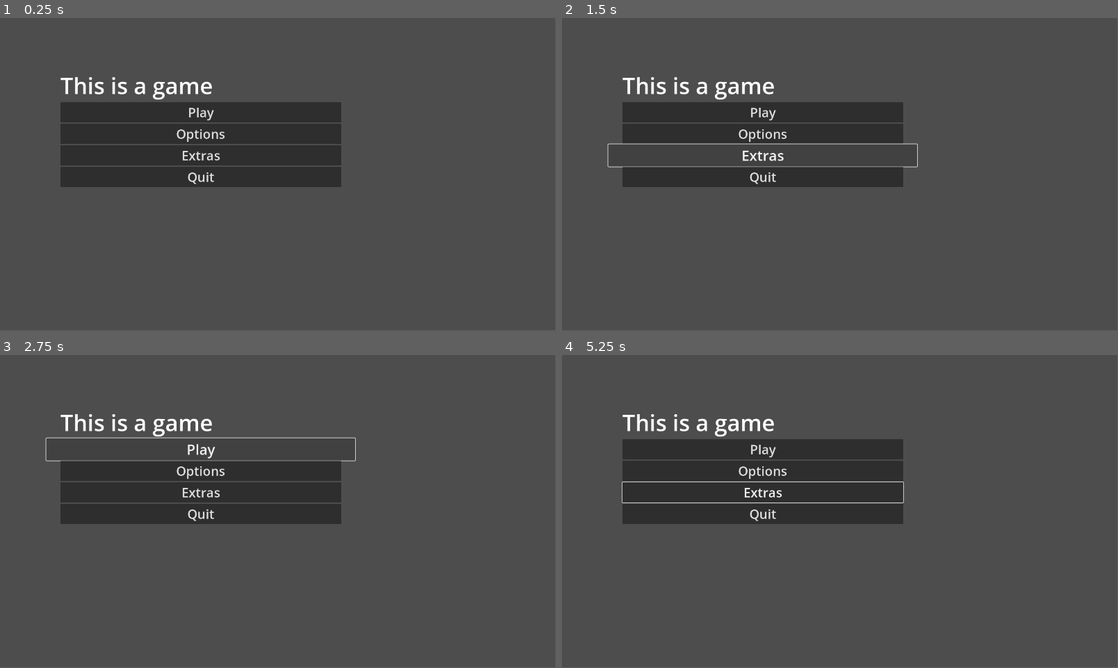
Above: before the commit, frames 1-4 (two rows, left to right).
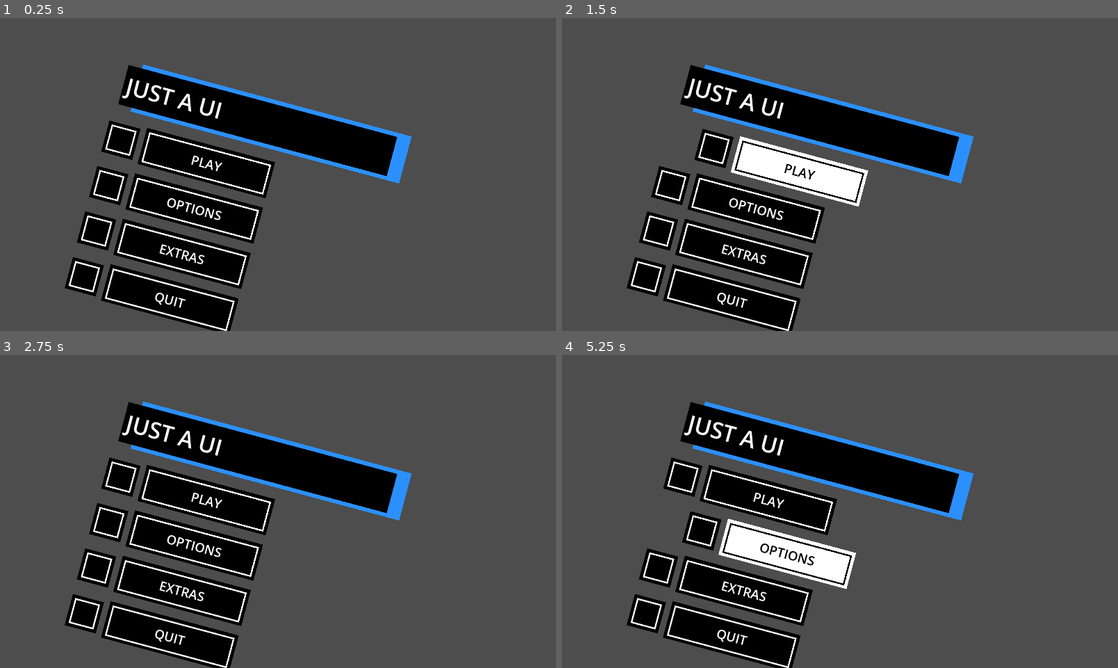
Above: after the commit, the same moments.

Repository: PixelSaver/Just-U-and-I
Game: Godot game, scene res://Scenes/main.tscn
Same seed, same stepped clock (60 frames per second), same inputs: the game is played once before the commit and once after it.
Inputs (mouse positions are in pixels of both pictures, inside the frame that each line leads up to):
- Up to frame 1 (0.25 s): no input
- Up to frame 2 (1.5 s): click (762, 133) at 0.5 s, where only the run before the commit has a clickable "Options"; click (762, 155) at 1.25 s, where only the run before the commit has a clickable "Extras"
- Up to frame 3 (2.75 s): click (200, 448) at 2 s, where only the run before the commit has a clickable "Play"
- Up to frame 4 (5.25 s): click (762, 448) at 2.75 s, where only the run before the commit has a clickable "Play"; click (751, 495) at 3.52 s; click (784, 505) at 4.27 s; click (739, 539) at 5.02 s
In our replay, the window is 799x449 before the commit and 800x450 after it. These sizes can differ from the game's own. Grey fills any space a smaller window leaves; there, only what the larger window draws over its background counts as a difference.

The runs differ from the first frame. In frame 1, 27% of the frame differs, in the area x 10-75%, y 14-100%; in frame 2, 26%; in frame 3, 26%; in frame 4, 28%.

Commit message:
got something going??

Diff:
--- a/Assets/main_menu_theme.tres
+++ b/Assets/main_menu_theme.tres
@@ -1,4 +1,39 @@
-[gd_resource type="Theme" format=3 uid="uid://cfg0aev5q3svs"]
+[gd_resource type="Theme" load_steps=7 format=3 uid="uid://cfg0aev5q3svs"]
+
+[sub_resource type="StyleBoxFlat" id="StyleBoxFlat_yek00"]
+bg_color = Color(1, 1, 1, 0)
+
+[sub_resource type="StyleBoxFlat" id="StyleBoxFlat_jy8h7"]
+bg_color = Color(1, 1, 1, 0)
+
+[sub_resource type="StyleBoxFlat" id="StyleBoxFlat_vr5s3"]
+bg_color = Color(1, 1, 1, 0)
+
+[sub_resource type="StyleBoxFlat" id="StyleBoxFlat_8hsju"]
+bg_color = Color(1, 1, 1, 0)
+
+[sub_resource type="StyleBoxFlat" id="StyleBoxFlat_2ayaa"]
+bg_color = Color(1, 1, 1, 0)
+
+[sub_resource type="StyleBoxFlat" id="StyleBoxFlat_gcbli"]
+bg_color = Color(1, 1, 1, 0)
+border_width_left = 5
+border_width_top = 5
+border_width_right = 5
+border_width_bottom = 5
+border_color = Color(1, 1, 1, 1)
 
 [resource]
 default_font_size = 40
+Button/colors/font_color = Color(0.984314, 0.984314, 0.984314, 0)
+Button/colors/font_hover_color = Color(0, 0, 0, 1)
+Button/styles/disabled = SubResource("StyleBoxFlat_yek00")
+Button/styles/focus = SubResource("StyleBoxFlat_jy8h7")
+Button/styles/hover = SubResource("StyleBoxFlat_vr5s3")
+Button/styles/normal = SubResource("StyleBoxFlat_8hsju")
+Button/styles/pressed = SubResource("StyleBoxFlat_2ayaa")
+MarginContainer/constants/margin_bottom = 15
+MarginContainer/constants/margin_left = 10
+MarginContainer/constants/margin_right = 10
+MarginContainer/constants/margin_top = 15
+Panel/styles/panel = SubResource("StyleBoxFlat_gcbli")
--- /dev/null
+++ b/Autoloads/global.gd
@@ -0,0 +1,15 @@
+extends Node
+
+
+## UI States
+enum States {
+	LOGO,
+	TITLE_SCEEN,
+	MAIN_MENU,
+	SETTINGS,
+	EXTRAS,
+}
+
+#TODO start from logo
+#var state : States = States.LOGO
+var state : States = States.MAIN_MENU
--- /dev/null
+++ b/Scenes/button.tscn
@@ -0,0 +1,115 @@
+[gd_scene load_steps=4 format=3 uid="uid://osk1uxa28atn"]
+
+[ext_resource type="Theme" uid="uid://cfg0aev5q3svs" path="res://Assets/main_menu_theme.tres" id="1_0kpiu"]
+[ext_resource type="Script" uid="uid://b04dl4m1n72ab" path="res://Scripts/button_tween.gd" id="2_smycg"]
+
+[sub_resource type="ShaderMaterial" id="ShaderMaterial_n45e2"]
+
+[node name="Button" type="Button" node_paths=PackedStringArray("button_border", "button_text", "button_bg")]
+material = SubResource("ShaderMaterial_n45e2")
+anchors_preset = 15
+anchor_right = 1.0
+anchor_bottom = 1.0
+grow_horizontal = 2
+grow_vertical = 2
+size_flags_vertical = 3
+theme = ExtResource("1_0kpiu")
+script = ExtResource("2_smycg")
+button_border = NodePath("HBoxContainer/ButtonBG/MarginContainer/ButtonBorder")
+button_text = NodePath("HBoxContainer/ButtonBG/MarginContainer/ButtonBorder/MarginContainer/ButtonText")
+button_bg = NodePath("HBoxContainer/ButtonBG")
+
+[node name="HBoxContainer" type="HBoxContainer" parent="."]
+layout_mode = 1
+anchors_preset = 15
+anchor_right = 1.0
+anchor_bottom = 1.0
+grow_horizontal = 2
+grow_vertical = 2
+
+[node name="MarginContainer" type="Control" parent="HBoxContainer"]
+layout_mode = 2
+size_flags_horizontal = 3
+
+[node name="MarginContainer" type="MarginContainer" parent="HBoxContainer/MarginContainer"]
+layout_mode = 1
+anchors_preset = 6
+anchor_left = 1.0
+anchor_top = 0.5
+anchor_right = 1.0
+anchor_bottom = 0.5
+offset_left = -120.0
+offset_top = -65.0
+offset_bottom = 65.0
+grow_horizontal = 0
+grow_vertical = 2
+theme_override_constants/margin_left = 0
+theme_override_constants/margin_top = 0
+theme_override_constants/margin_bottom = 0
+
+[node name="AspectRatioContainer" type="AspectRatioContainer" parent="HBoxContainer/MarginContainer/MarginContainer"]
+clip_contents = true
+layout_mode = 2
+size_flags_horizontal = 4
+size_flags_vertical = 4
+
+[node name="ColorRect" type="ColorRect" parent="HBoxContainer/MarginContainer/MarginContainer/AspectRatioContainer"]
+custom_minimum_size = Vector2(100, 100)
+layout_mode = 2
+color = Color(0, 0, 0, 1)
+
+[node name="MarginContainer" type="MarginContainer" parent="HBoxContainer/MarginContainer/MarginContainer/AspectRatioContainer/ColorRect"]
+layout_mode = 1
+anchors_preset = 15
+anchor_right = 1.0
+anchor_bottom = 1.0
+grow_horizontal = 2
+grow_vertical = 2
+theme_override_constants/margin_top = 10
+theme_override_constants/margin_bottom = 10
+
+[node name="Panel" type="Panel" parent="HBoxContainer/MarginContainer/MarginContainer/AspectRatioContainer/ColorRect/MarginContainer"]
+layout_mode = 2
+
+[node name="ButtonBG" type="ColorRect" parent="HBoxContainer"]
+layout_mode = 2
+size_flags_horizontal = 3
+size_flags_vertical = 3
+size_flags_stretch_ratio = 4.0
+mouse_filter = 2
+color = Color(0, 0, 0, 1)
+
+[node name="MarginContainer" type="MarginContainer" parent="HBoxContainer/ButtonBG"]
+layout_mode = 1
+anchors_preset = 15
+anchor_right = 1.0
+anchor_bottom = 1.0
+offset_top = -4.0
+offset_bottom = 6.0
+grow_horizontal = 2
+grow_vertical = 2
+mouse_filter = 2
+
+[node name="ButtonBorder" type="Panel" parent="HBoxContainer/ButtonBG/MarginContainer"]
+layout_mode = 2
+mouse_filter = 2
+
+[node name="MarginContainer" type="MarginContainer" parent="HBoxContainer/ButtonBG/MarginContainer/ButtonBorder"]
+layout_mode = 1
+anchors_preset = 15
+anchor_right = 1.0
+anchor_bottom = 1.0
+grow_horizontal = 2
+grow_vertical = 2
+mouse_filter = 2
+
+[node name="ButtonText" type="RichTextLabel" parent="HBoxContainer/ButtonBG/MarginContainer/ButtonBorder/MarginContainer"]
+layout_mode = 2
+mouse_filter = 2
+text = "Play"
+scroll_active = false
+horizontal_alignment = 1
+vertical_alignment = 1
+
+[connection signal="mouse_entered" from="." to="." method="_on_mouse_entered"]
+[connection signal="mouse_exited" from="." to="." method="_on_mouse_exited"]
--- /dev/null
+++ b/Scenes/invert.gdshader
@@ -0,0 +1,8 @@
+shader_type canvas_item;
+uniform sampler2D existing_screen_texture: hint_screen_texture, filter_linear_mipmap;
+
+void fragment() {
+	vec3 new_color = texture(existing_screen_texture, SCREEN_UV, 0.0).rgb;
+	new_color = vec3(1.0) - new_color;
+	COLOR.rgb = new_color;
+}
--- a/Scenes/main.tscn
+++ b/Scenes/main.tscn
@@ -4,9 +4,21 @@
 [ext_resource type="PackedScene" uid="uid://875cs4fxe4ua" path="res://Scenes/main_menu.tscn" id="2_bo1nx"]
 
 [node name="Main" type="CanvasLayer"]
+process_mode = 3
 
 [node name="UISoundController" type="Node" parent="."]
 script = ExtResource("1_jjgbg")
 metadata/_custom_type_script = "uid://b5oej1q4h7jvh"
 
 [node name="MainMenu" parent="." instance=ExtResource("2_bo1nx")]
+
+[node name="VBoxContainer" parent="MainMenu" index="0"]
+focus_mode = 2
+
+[node name="MarginContainer" parent="MainMenu/VBoxContainer" index="0"]
+focus_mode = 2
+
+[node name="GameLabel" parent="MainMenu/VBoxContainer/MarginContainer" index="0"]
+focus_mode = 2
+
+[editable path="MainMenu"]
--- a/Scenes/main_menu.tscn
+++ b/Scenes/main_menu.tscn
@@ -1,67 +1,104 @@
-[gd_scene load_steps=3 format=3 uid="uid://875cs4fxe4ua"]
+[gd_scene load_steps=4 format=3 uid="uid://875cs4fxe4ua"]
 
 [ext_resource type="Theme" uid="uid://cfg0aev5q3svs" path="res://Assets/main_menu_theme.tres" id="1_48xlc"]
-[ext_resource type="Script" uid="uid://tob66ucx2er1" path="res://Scripts/new_script.gd" id="2_1ehe0"]
+[ext_resource type="Script" uid="uid://db3neuan44p1s" path="res://Scripts/main_menu.gd" id="2_n45e2"]
+[ext_resource type="PackedScene" uid="uid://osk1uxa28atn" path="res://Scenes/button.tscn" id="3_ce3w2"]
 
-[node name="MainMenu" type="Control"]
+[node name="MainMenu" type="Control" node_paths=PackedStringArray("button_placement_container")]
 layout_mode = 3
 anchors_preset = 15
 anchor_right = 1.0
 anchor_bottom = 1.0
 grow_horizontal = 2
 grow_vertical = 2
+focus_mode = 2
+mouse_filter = 2
 theme = ExtResource("1_48xlc")
+script = ExtResource("2_n45e2")
+button_placement_container = NodePath("VBoxContainer/Control3/VBoxContainer")
 
 [node name="VBoxContainer" type="VBoxContainer" parent="."]
 layout_mode = 1
 anchors_preset = -1
-anchor_left = 0.109
-anchor_top = 0.167
-anchor_right = 0.615
-anchor_bottom = 0.724
+anchor_left = 0.1
+anchor_top = 0.15
+anchor_right = 0.6
+anchor_bottom = 0.9
+offset_left = 227.2
+offset_right = 227.2
 grow_horizontal = 2
 grow_vertical = 2
+rotation = 0.261799
+mouse_filter = 2
 
-[node name="MarginContainer" type="MarginContainer" parent="VBoxContainer"]
+[node name="Control" type="MarginContainer" parent="VBoxContainer"]
+layout_mode = 2
+theme_override_constants/margin_left = 0
+theme_override_constants/margin_top = 0
+theme_override_constants/margin_right = 0
+theme_override_constants/margin_bottom = 0
+
+[node name="Control" type="Control" parent="VBoxContainer/Control"]
 layout_mode = 2
 
-[node name="GameLabel" type="RichTextLabel" parent="VBoxContainer/MarginContainer"]
+[node name="ColorRect2" type="ColorRect" parent="VBoxContainer/Control/Control"]
+layout_mode = 1
+anchors_preset = -1
+anchor_left = 0.05
+anchor_top = -0.1
+anchor_right = 1.05
+anchor_bottom = 1.1
+grow_horizontal = 2
+grow_vertical = 2
+color = Color(0.168627, 0.564706, 0.992157, 1)
+
+[node name="ColorRect" type="ColorRect" parent="VBoxContainer/Control"]
 layout_mode = 2
+color = Color(0, 0, 0, 1)
+
+[node name="MarginContainer" type="MarginContainer" parent="VBoxContainer/Control"]
+layout_mode = 2
+
+[node name="GameLabel" type="RichTextLabel" parent="VBoxContainer/Control/MarginContainer"]
+layout_mode = 2
+mouse_filter = 2
 theme = ExtResource("1_48xlc")
 bbcode_enabled = true
-text = "[font_size=70]This is a game"
+text = "[font_size=70]JUST A UI"
 fit_content = true
 
-[node name="PlayButton" type="Button" parent="VBoxContainer"]
+[node name="Spacer" type="Control" parent="VBoxContainer"]
+custom_minimum_size = Vector2(0, 40)
 layout_mode = 2
-text = "Play"
 
-[node name="TweenComponent" type="Node" parent="VBoxContainer/PlayButton"]
-script = ExtResource("2_1ehe0")
-metadata/_custom_type_script = "uid://tob66ucx2er1"
+[node name="Control3" type="Control" parent="VBoxContainer"]
+layout_mode = 2
+size_flags_vertical = 3
 
-[node name="OptionsButton" type="Button" parent="VBoxContainer"]
+[node name="VBoxContainer" type="VBoxContainer" parent="VBoxContainer/Control3"]
+layout_mode = 1
+anchors_preset = -1
+anchor_right = 0.6
+anchor_bottom = 1.0
+grow_horizontal = 2
+grow_vertical = 2
+size_flags_vertical = 3
+theme_override_constants/separation = 30
+
+[node name="Button" parent="VBoxContainer/Control3/VBoxContainer" instance=ExtResource("3_ce3w2")]
+visible = false
 layout_mode = 2
-text = "Options
-"
 
-[node name="TweenComponent2" type="Node" parent="VBoxContainer/OptionsButton"]
-script = ExtResource("2_1ehe0")
-metadata/_custom_type_script = "uid://tob66ucx2er1"
+[node name="Button2" parent="VBoxContainer/Control3/VBoxContainer" instance=ExtResource("3_ce3w2")]
+visible = false
+layout_mode = 2
 
-[node name="ExtrasButton" type="Button" parent="VBoxContainer"]
+[node name="Button3" parent="VBoxContainer/Control3/VBoxContainer" instance=ExtResource("3_ce3w2")]
+visible = false
 layout_mode = 2
-text = "Extras
-"
 
-[node name="TweenComponent3" type="Node" parent="VBoxContainer/ExtrasButton"]
-script = ExtResource("2_1ehe0")
-metadata/_custom_type_script = "uid://tob66ucx2er1"
+[node name="Button4" parent="VBoxContainer/Control3/VBoxContainer" instance=ExtResource("3_ce3w2")]
+visible = false
+layout_mode = 2
 
-[node name="QuitButton" type="Button" parent="VBoxContainer"]
-layout_mode = 2
-text = "Quit"
-
-[node name="TweenComponent4" type="Node" parent="VBoxContainer/QuitButton"]
-script = ExtResource("2_1ehe0")
-metadata/_custom_type_script = "uid://tob66ucx2er1"
+[editable path="VBoxContainer/Control3/VBoxContainer/Button"]
--- /dev/null
+++ b/Scripts/button_tween.gd
@@ -0,0 +1,42 @@
+extends Button
+class_name CustomButton
+
+@export var button_border: Panel
+@export var button_text: RichTextLabel
+@export var button_bg: ColorRect
+
+var tween_duration : float = 0.2
+var pos_offset : Vector2 = Vector2(100,0)
+var original_pos : Vector2
+var trans : Tween.TransitionType = Tween.TRANS_QUINT
+var tween_ease : Tween.EaseType = Tween.EASE_OUT
+
+func _ready() -> void:
+	await get_tree().process_frame
+	original_pos = position
+
+func _on_mouse_entered() -> void:
+
+	var hovered = create_tween().set_trans(trans)
+	hovered.set_parallel(true).set_ease(tween_ease)
+
+	hovered.tween_property(button_border, "modulate", Color.BLACK, tween_duration)
+	hovered.tween_property(button_text, "modulate", Color.BLACK, tween_duration)
+	hovered.tween_property(button_bg, "color", Color.WHITE, tween_duration)
+
+	hovered.tween_property(self, "position", position + pos_offset, tween_duration)
+
+
+func _on_mouse_exited() -> void:
+	var unhovered = create_tween().set_trans(trans)
+	unhovered.set_parallel(true).set_ease(tween_ease)
+
+	unhovered.tween_property(button_border, "modulate", Color.WHITE, tween_duration)
+	unhovered.tween_property(button_text, "modulate", Color.WHITE, tween_duration)
+	unhovered.tween_property(button_bg, "color", Color.BLACK, tween_duration)
+
+	unhovered.tween_property(self, "position", original_pos, tween_duration)
+
+
+func _process(delta: float) -> void:
+	pass
--- /dev/null
+++ b/Scripts/main_menu.gd
@@ -0,0 +1,15 @@
+extends Control
+class_name MainMenu
+
+#TODO Make the actual button scene
+const BUTTON_SCENE : PackedScene = preload("res://Scenes/button.tscn")
+@export var button_placement_container : Control
+var buttons = []
+const TITLES = ["PLAY", "OPTIONS", "EXTRAS", "QUIT"]
+
+func _ready() -> void:
+	for i in range(TITLES.size()):
+		var inst = BUTTON_SCENE.instantiate() as CustomButton
+		buttons.append(inst)
+		button_placement_container.add_child(inst)
+		inst.button_text.text = TITLES[i]
--- a/Shaders/invert.gdshader
+++ /dev/null
@@ -1,8 +0,0 @@
-shader_type canvas_item;
-uniform sampler2D existing_screen_texture: hint_screen_texture, filter_linear_mipmap;
-
-void fragment() {
-	vec3 new_color = texture(existing_screen_texture, SCREEN_UV, 0.0).rgb;
-	new_color = vec3(1.0) - new_color;
-	COLOR.rgb = new_color;
-}
--- a/project.godot
+++ b/project.godot
@@ -18,11 +18,13 @@
 [autoload]
 
 ProjectUISoundController="*res://addons/maaacks_ui_sound_controller/base/scenes/autoloads/project_ui_sound_controller.tscn"
+Global="*res://Autoloads/global.gd"
 
 [display]
 
 window/size/viewport_width=1728
 window/size/viewport_height=972
+window/stretch/mode="viewport"
 
 [editor_plugins]
 
Not shown, added: Autoloads/global.gd.uid
Not shown, added: Scenes/invert.gdshader.uid
Not shown, added: Scripts/button_tween.gd.uid
Not shown, added: Scripts/main_menu.gd.uid
Not shown, added: Scenes/main_menu.tscn3013940014.tmp
